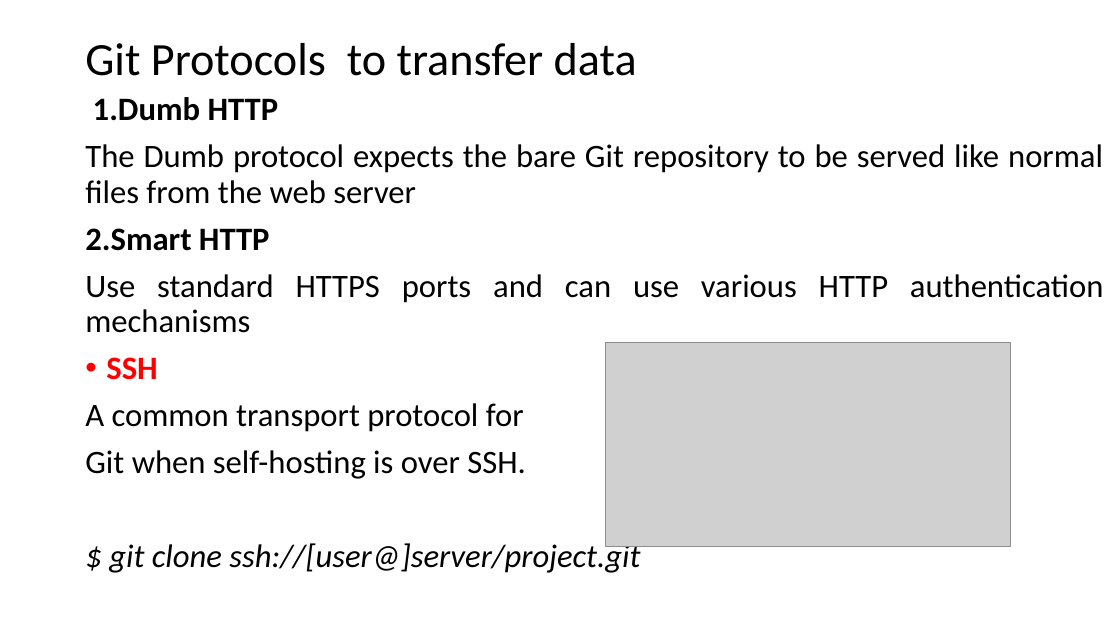
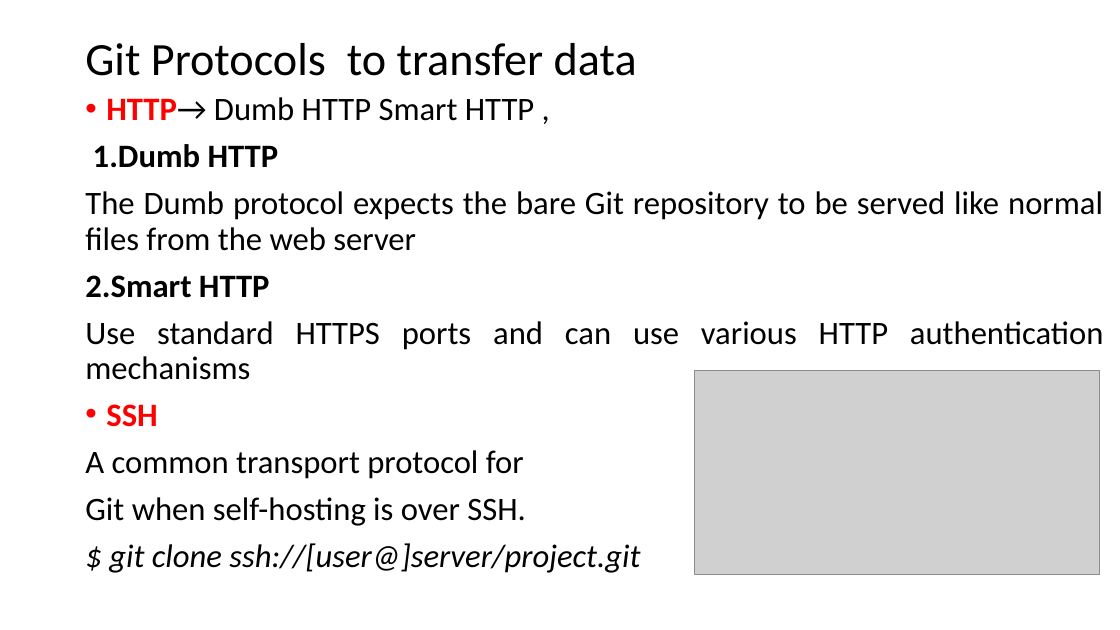
Before and after one commit to mhgulen/Dosyalar, a slide deck: slide 17 of Version Control Protocols.pptx. Drawn at 1120x630 pixels with LibreOffice and Linux fonts; fonts in the diff are those of the drawing; grey boxes stand for pictures. Boxes give left, top, right and bottom in pixels: in the first picture for what was removed or moved away, otherwise in the second. Text is boxed around its words. In the diff, an @@ line names an element or a change of style, - is before the commit and + after.

```diff
--- a/Version Control Protocols.pptx
+++ b/Version Control Protocols.pptx
@@ text at <box>106,97,534,121</box>: paragraph added @@
+• HTTP→ Dumb HTTP Smart HTTP ,
@@ picture: place and size @@
-picture at <box>605,343,1010,547</box>
+picture at <box>695,371,1100,575</box>
```
Also in this commit, not shown: 2 other slides changed, 14 other files.
